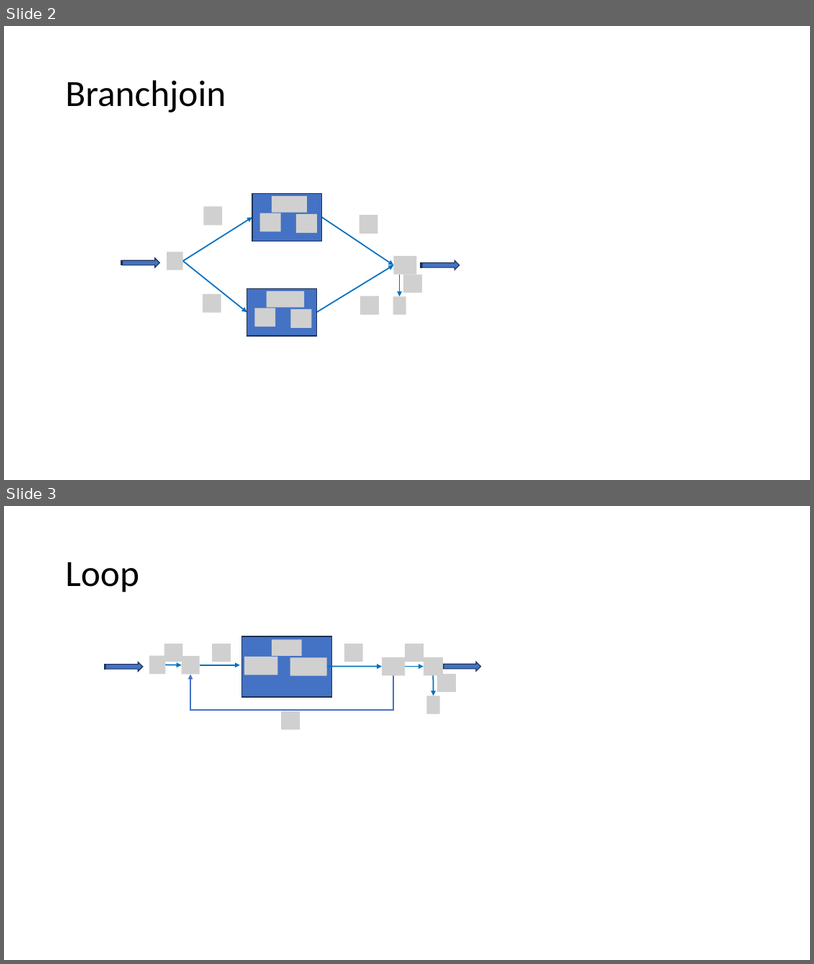
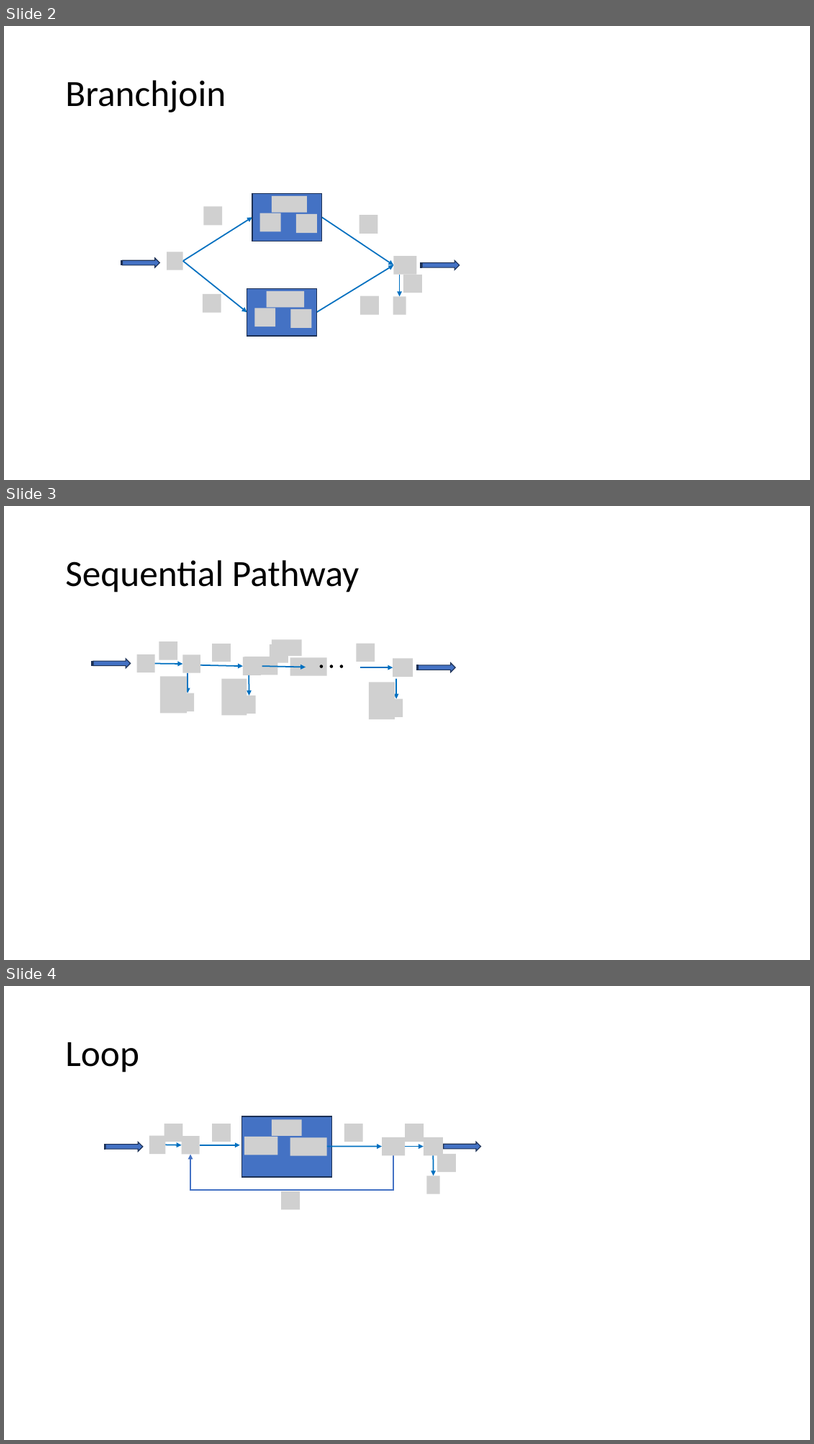
Before and after one commit to joseph-hellerstein/linear_reaction_networks, a slide deck: docs/figures.pptx. Shown one above the other, each under a label of ours: slides 2 and 3 before the commit, slides 2, 3 and 4 after it. The pictures are 814x964 and 814x1444 pixels, drawn with LibreOffice and Linux fonts; fonts in the diff are those of the drawing; grey boxes stand for pictures. Boxes give left, top, right and bottom in pixels: in the first picture for what was removed or moved away, otherwise in the second. Text is boxed around its words. In the diff, an @@ line names an element or a change of style, - is before the commit and + after.

```diff
--- a/docs/figures.pptx
+++ b/docs/figures.pptx
@@ slide 3 added at (4, 506, 810, 960), background #FFFFFF @@
@@ title added at (65, 560, 359, 592), 44 pt, text #000000 @@
+Sequential Pathway
@@ picture added at (137, 654, 155, 672) @@
@@ picture added at (159, 641, 178, 659) @@
@@ picture added at (183, 655, 201, 673) @@
@@ picture added at (212, 644, 231, 662) @@
@@ picture added at (243, 656, 261, 674) @@
@@ picture added at (244, 656, 278, 674) @@
@@ picture added at (270, 644, 288, 663) @@
@@ picture added at (272, 640, 302, 656) @@
@@ picture added at (357, 644, 376, 662) @@
@@ striped right arrow added at (92, 659, 131, 668), fill #4472C4, outline #1E3256 1 pt @@
@@ arrow added from (155, 663) to (183, 664), #0070C0 1.5 pt @@
@@ picture added at (160, 677, 187, 713) @@
@@ arrow added from (188, 673) to (188, 693), #0070C0 1.5 pt @@
@@ arrow added from (199, 665) to (243, 666), #0070C0 1.5 pt @@
@@ picture added at (221, 678, 247, 716) @@
@@ arrow added from (249, 675) to (249, 695), #0070C0 1.5 pt @@
@@ arrow added from (262, 666) to (306, 667), #0070C0 1.5 pt @@
@@ picture added at (290, 657, 327, 675) @@
@@ ellipse added at (320, 664, 323, 667), fill #000000 @@
@@ ellipse added at (330, 664, 333, 667), fill #000000 @@
@@ ellipse added at (340, 664, 343, 667), fill #000000 @@
@@ arrow added from (360, 667) to (393, 667), #0070C0 1.5 pt @@
@@ picture added at (393, 659, 413, 677) @@
@@ arrow added from (396, 678) to (396, 699), #0070C0 1.5 pt @@
@@ striped right arrow added at (417, 663, 456, 672), fill #4472C4, outline #1E3256 1 pt @@
@@ picture added at (181, 693, 195, 711) @@
@@ picture added at (243, 695, 256, 713) @@
@@ picture added at (369, 682, 396, 720) @@
@@ picture added at (390, 699, 404, 717) @@
@@ what was slide 3 is now slide 4 @@
```
Also in this commit, not shown: 5 other files.
